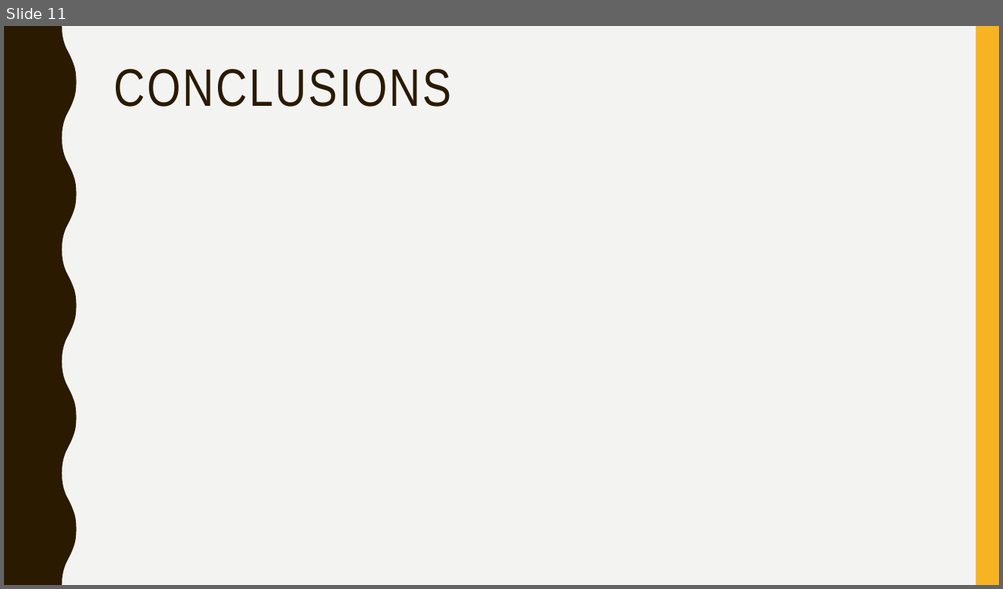
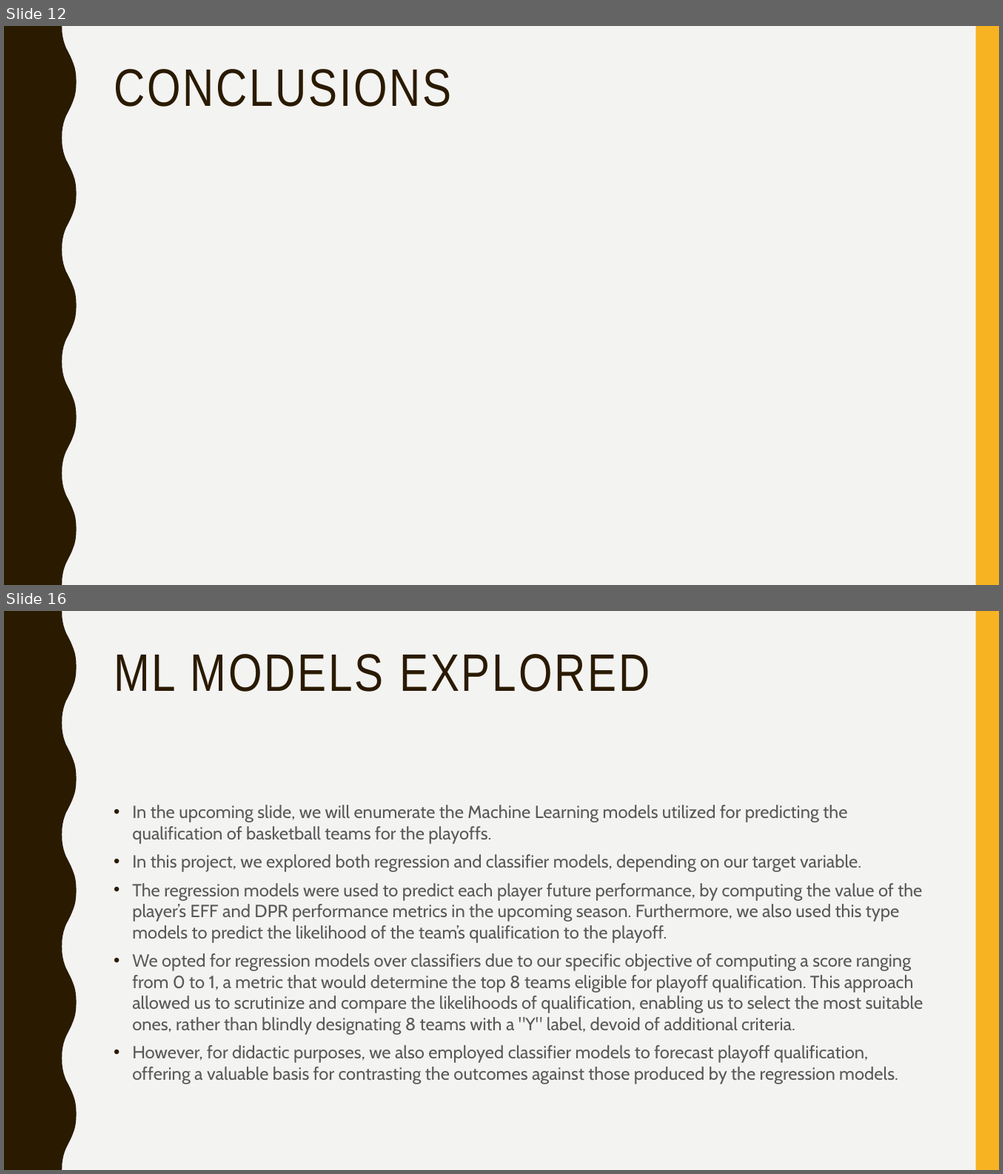
Before and after one commit to afs202005277/AC, a slide deck: ppt projeto.pptx. Shown one above the other, each under a label of ours: slide 11 before the commit, slides 12 and 16 after it; the slides between them are not shown. The pictures are 1003x589 and 1003x1174 pixels, drawn with LibreOffice and Linux fonts; fonts in the diff are those of the drawing. Boxes give left, top, right and bottom in pixels: in the first picture for what was removed or moved away, otherwise in the second. Text is boxed around its words. In the diff, an @@ line names an element or a change of style, - is before the commit and + after.

```diff
--- a/ppt projeto.pptx
+++ b/ppt projeto.pptx
@@ slide 16 added at (4, 611, 999, 1170), background #F3F3F2; not listed: 2 template elements that a slide beside it also shows @@
@@ title added at (114, 654, 649, 692), 51 pt, text #2A1A00 @@
+ML MODELS EXPLORED
@@ text added at (132, 805, 923, 1085), 17 pt, text #595959 @@
+• In the upcoming slide, we will enumerate the Machine Learning models utilized for predicting the qualification of basketball teams for the playoffs.
+• In this project, we explored both regression and classifier models, depending on our target variable.
+• The regression models were used to predict each player future performance, by computing the value of the player’s EFF and DPR performance metrics in the upcoming season. Furthermore, we also used this type models to predict the likelihood of the team’s qualification to the playoff.
+• We opted for regression models over classifiers due to our specific objective of computing a score ranging from 0 to 1, a metric that would determine the top 8 teams eligible for playoff qualification. This approach allowed us to scrutinize and compare the likelihoods of qualification, enabling us to select the most suitable ones, rather than blindly designating 8 teams with a "Y" label, devoid of additional criteria.
+• However, for didactic purposes, we also employed classifier models to forecast playoff qualification, offering a valuable basis for contrasting the outcomes against those produced by the regression models.
@@ what was slide 11 is now slide 12 @@
```
Also in this commit, not shown: 12 other slides added, 13 other files.
